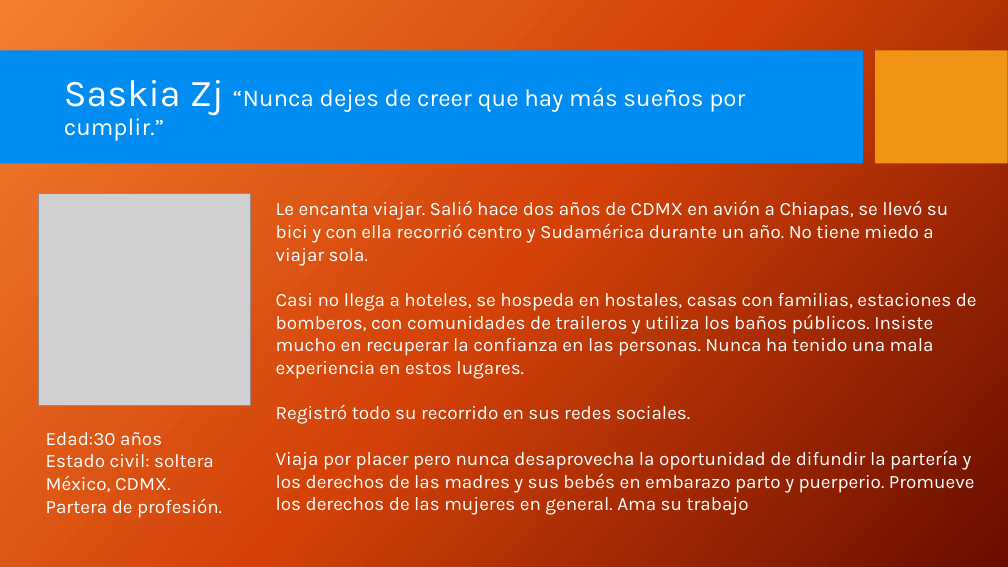
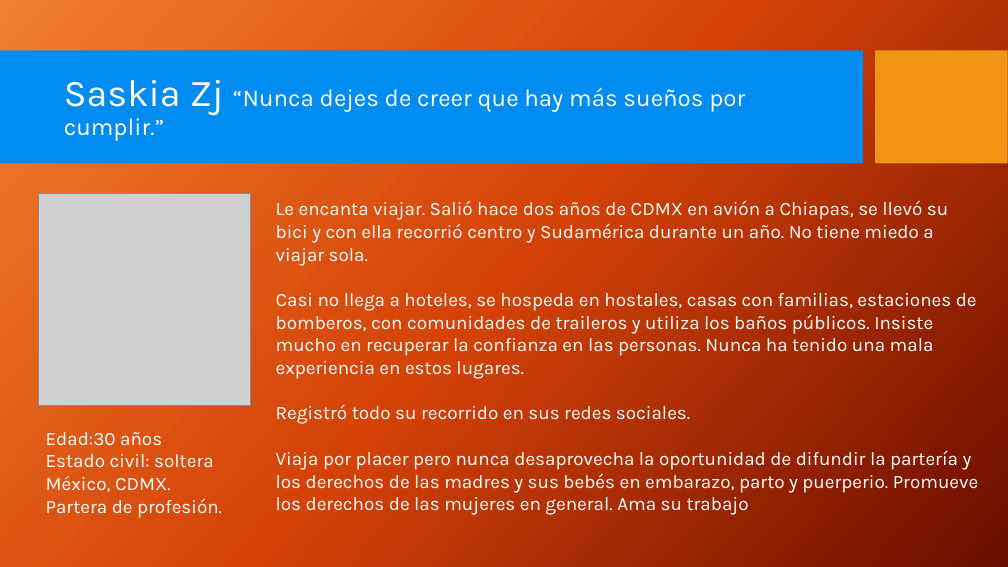
Before and after one commit to Auryn8/red-go, a slide deck: slide 4 of GO_presentacion.pptx. Drawn at 1008x567 pixels with LibreOffice and Linux fonts; fonts in the diff are those of the drawing; grey boxes stand for pictures; background and template pictures are left out. Boxes give left, top, right and bottom in pixels: in the first picture for what was removed or moved away, otherwise in the second. Text is boxed around its words. In the diff, an @@ line names an element or a change of style, - is before the commit and + after.

```diff
--- a/GO_presentacion.pptx
+++ b/GO_presentacion.pptx
@@ text at [276, 450, 979, 515]: text changed @@
-Viaja por placer pero nunca desaprovecha la oportunidad de difundir la partería y los derechos de las madres y sus bebés en embarazo parto y puerperio. Promueve los derechos de las mujeres en general. Ama su trabajo
+Viaja por placer pero nunca desaprovecha la oportunidad de difundir la partería y los derechos de las madres y sus bebés en embarazo, parto y puerperio. Promueve los derechos de las mujeres en general. Ama su trabajo
```
Also in this commit, not shown: 9 other slides changed, 1 slide removed.
